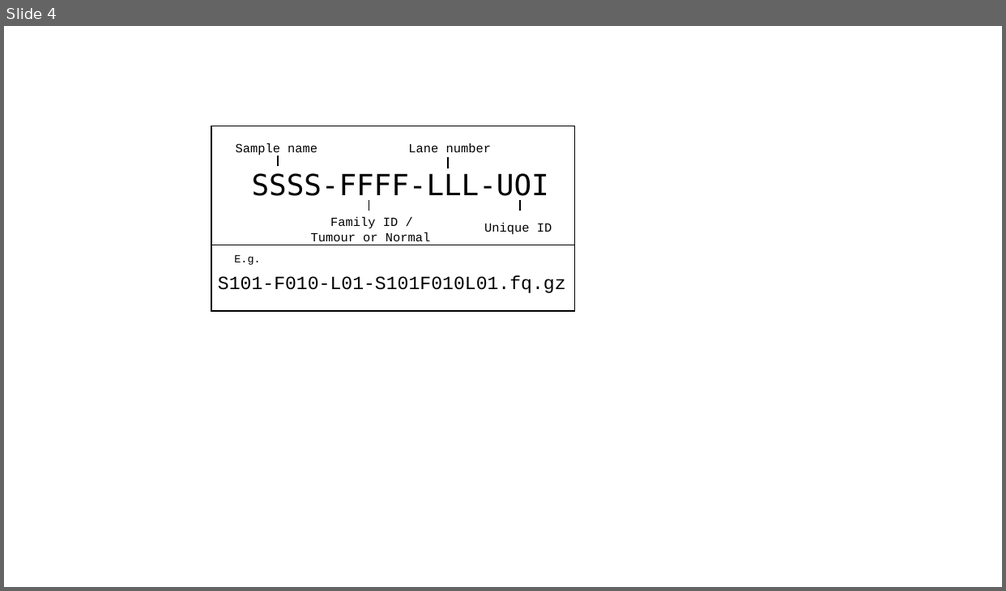
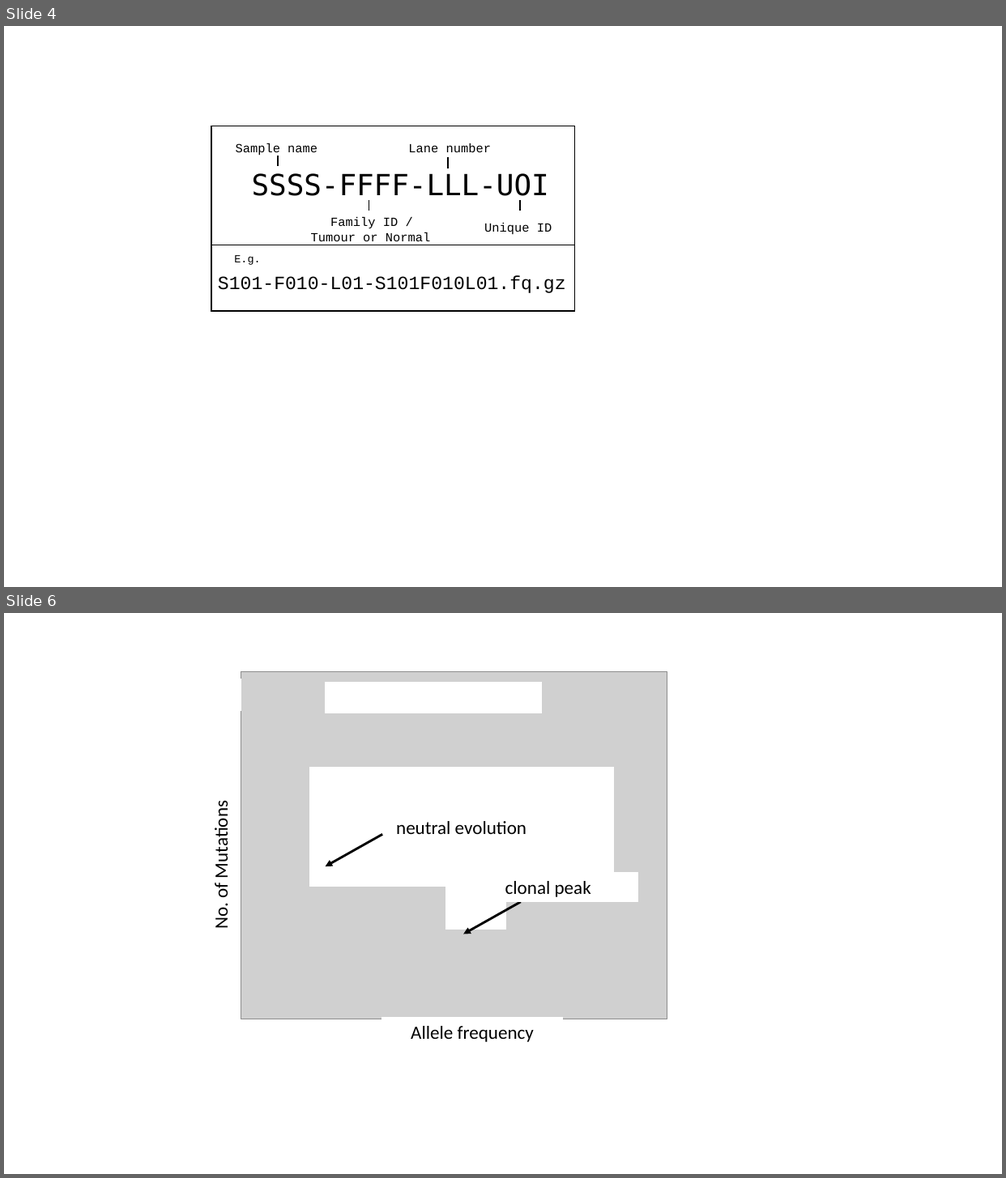
Before and after one commit to R-Cardenas/pipelines_clean, a slide deck: misc/logos_for_README.pptx. Shown one above the other, each under a label of ours: slide 4 before the commit, slides 4 and 6 after it; the slides between them are not shown. The pictures are 1006x591 and 1006x1178 pixels, drawn with LibreOffice and Linux fonts; fonts in the diff are those of the drawing; grey boxes stand for pictures. Boxes give left, top, right and bottom in pixels: in the first picture for what was removed or moved away, otherwise in the second. Text is boxed around its words. In the diff, an @@ line names an element or a change of style, - is before the commit and + after.

```diff
--- a/misc/logos_for_README.pptx
+++ b/misc/logos_for_README.pptx
@@ slide 6 added at <box>4,613,1002,1174</box>, background #FFFFFF @@
@@ group added at <box>199,671,667,1046</box>: 7 rectangles, 2 arrows, 1 picture @@
+neutral evolution
+clonal peak
+No. of Mutations
+Allele frequency
```
Also in this commit, not shown: 1 slide changed, 3 other slides added, 2 other files.
